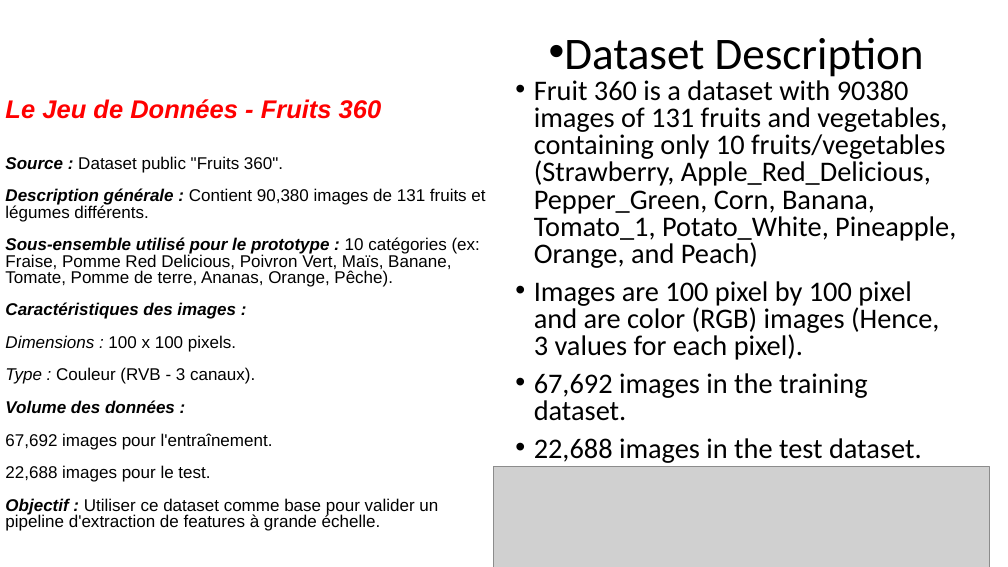
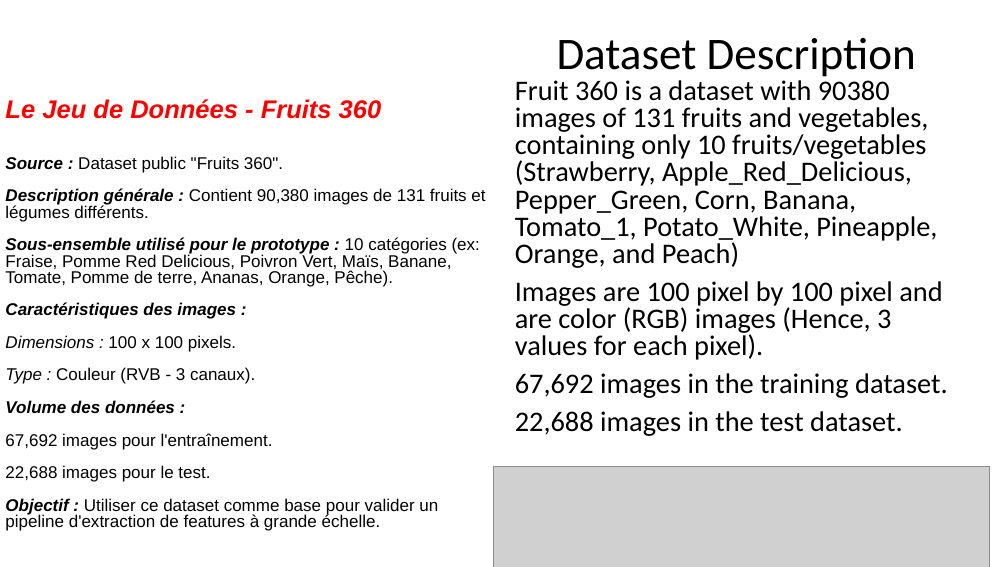
Before and after one commit to kkouakou/PROJECT8, a slide deck: slide 4 of PowerPoint du Project 8 de KOUAKOU.pptx. Drawn at 1008x567 pixels with LibreOffice and Linux fonts; fonts in the diff are those of the drawing; grey boxes stand for pictures. Boxes give left, top, right and bottom in pixels: in the first picture for what was removed or moved away, otherwise in the second. Text is boxed around its words. In the diff, an @@ line names an element or a change of style, - is before the commit and + after.

```diff
--- a/PowerPoint du Project 8 de KOUAKOU.pptx
+++ b/PowerPoint du Project 8 de KOUAKOU.pptx
@@ text "Dataset Description" at box(515, 38, 948, 436): bullet • to none @@
```
